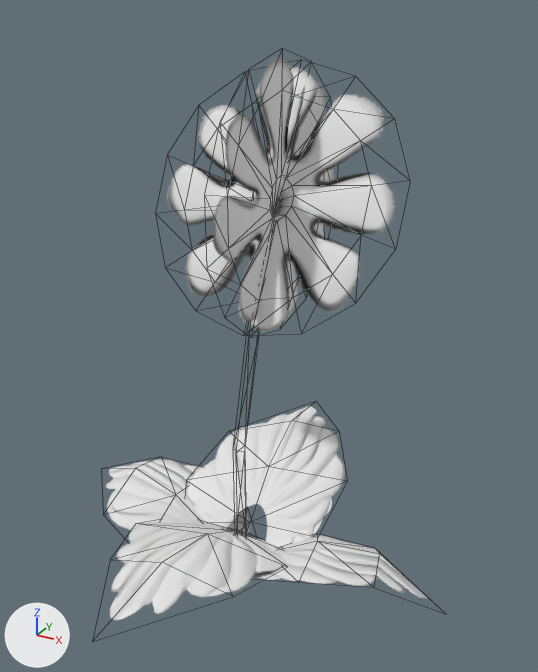
Before and after pictures for a commit that changed the FBX model WanderingClouds/Assets/WanderingCloud/GameArt/Assets/Foliage/New/SM_FloorDandelion1.fbx.
Camera for both pictures: a 50 mm lens placed at (0.21, -0.355, 0.331), pointed at (0.012, 0.005, 0.151). Lighting does not change. The marker at lower left points along +X, +Y and +Z. Mesh edges are drawn as thin lines. Where no turn or scale is listed for an object, it has been applied to the vertices.

The older version as bpy lines, for what is in view:
```python
me_mesh = bpy.data.meshes.new('Mesh')
me_mesh.from_pydata(...)  # 152 vertices, 204 faces; spans x -0.142..0.142, y -0.151..0.151, z -0.014..0.31
me_mesh.materials.append(mat_material__110)
ob_plane032 = bpy.data.objects.new('Plane032', me_mesh)
ob_plane032.location = (0.0, 0.0, 0.0)
```
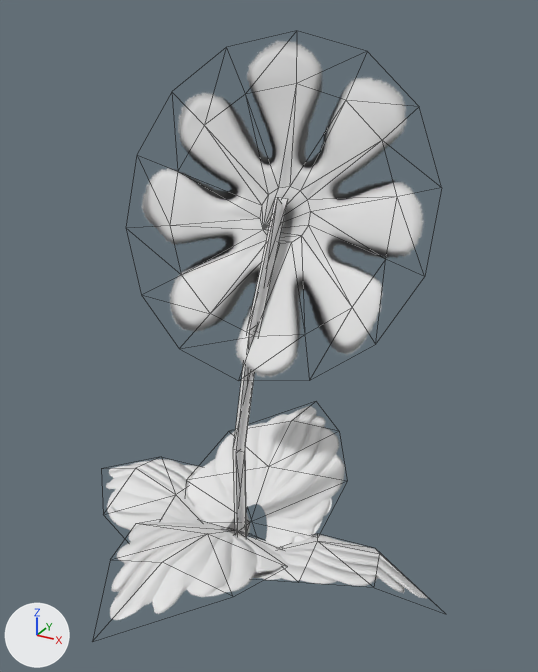
What differs and where, as boxes [x1, y1, x2, y2] in the pictures (538 x 672 px):
'Plane032', reshaped: before [106, 58, 427, 620]; after [106, 42, 427, 620]
part 1 of me_mesh, deleted: before [213, 58, 334, 323]
part 2 of me_mesh, surface changed: after [233, 197, 288, 537]
part 3 of me_mesh, recoloured (white to grey): before [167, 67, 394, 332]; after [142, 42, 423, 377]

Patch to the scene script:
```diff
--- a/WanderingClouds/Assets/WanderingCloud/GameArt/Assets/Foliage/New/SM_FloorDandelion1.fbx.py
+++ b/WanderingClouds/Assets/WanderingCloud/GameArt/Assets/Foliage/New/SM_FloorDandelion1.fbx.py
@@ mat_material__111 @@
+mat_material__111 = bpy.data.materials.new('Material #111')
+# uses the picture img_grayscale_png
+# uses the picture img_t_fol__plane001_nao_png
@@ me_mesh @@
 # used by ob_plane032; location = (0.0, 0.0, 0.0)
-me_mesh.from_pydata(...)  # 152 vertices, 204 faces; spans x -0.142..0.142, y -0.151..0.151, z -0.014..0.31
+me_mesh.from_pydata(...)  # 110 vertices, 136 faces; spans x -0.142..0.142, y -0.151..0.151, z -0.014..0.319
+# me_mesh part 1: the loose piece of 42 vertices spanning x -0.004, y -0.036..0.135, z 0.135..0.31 is deleted
+# me_mesh part 2: 12 kept faces spanning x -0.01..-0.001, y -0.007..0.055, z -0.007..0.225 get new texture (UV) coordinates
+# me_mesh part 3: 68 faces spanning x -0.107..0.098, y -0.004..0.069, z 0.121..0.319 switch from mat_material__110 to mat_material__111
```
